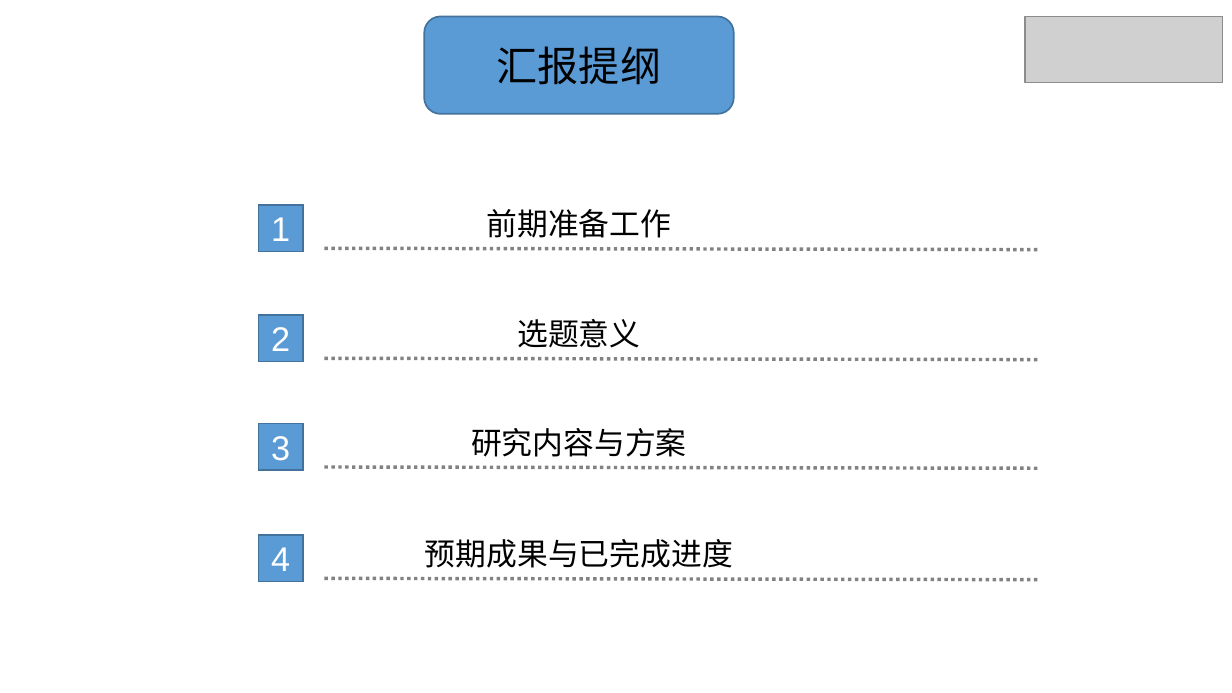
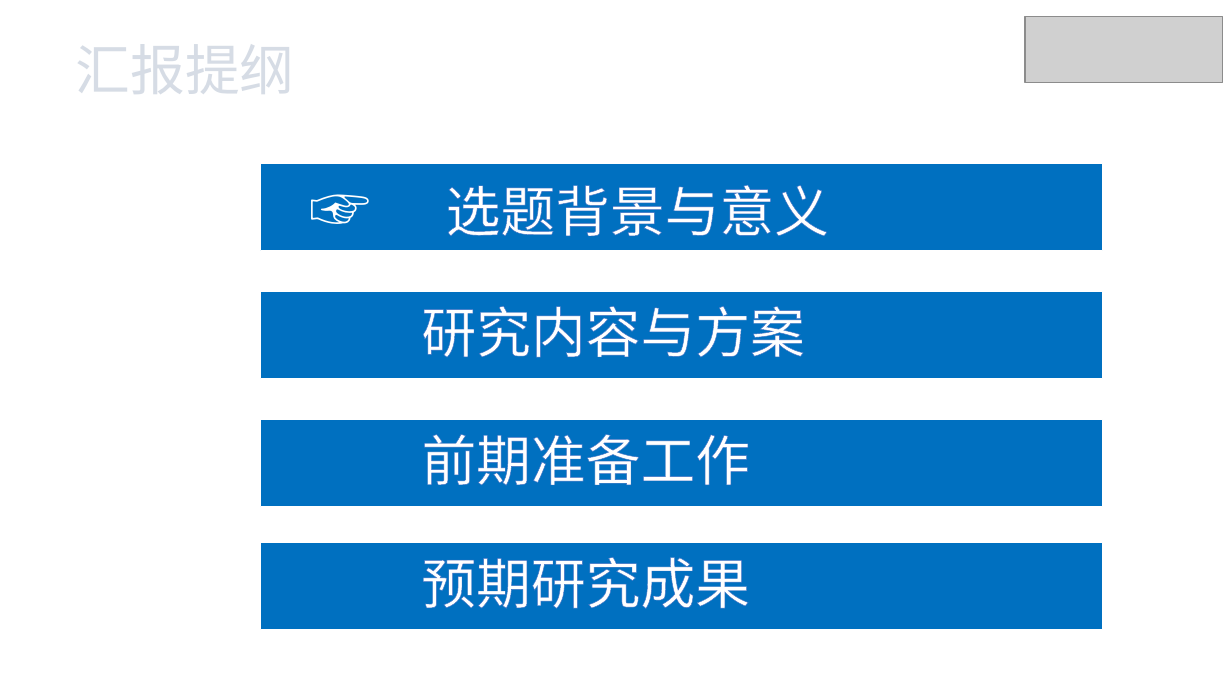
Before and after one commit to xhsun1997/ChineseMRC, a slide deck: slide 2 of 孙相会.pptx. Drawn at 1232x693 pixels with LibreOffice and Linux fonts; fonts in the diff are those of the drawing; grey boxes stand for pictures. Boxes give left, top, right and bottom in pixels: in the first picture for what was removed or moved away, otherwise in the second. Text is boxed around its words. In the diff, an @@ line names an element or a change of style, - is before the commit and + after.

```diff
--- a/孙相会.pptx
+++ b/孙相会.pptx
@@ text "汇报提纲": place and size @@
-text "汇报提纲" at (424,16,733,113)
+text "汇报提纲" at (76,44,295,94)
@@ text "汇报提纲" at (76,44,295,94): size 24 to 32 pt, text colour #000000 to pattern #44546A on #D6DCE5, letter outline none to #333F50 1 pt; alignment centre to left; vertical alignment middle to top; fill #5B9BD5 to none; outline #43739E 1 pt to none @@
@@ rectangle added at (260,164,1103,251), fill #0070C0, outline #FFFFFF 0.75 pt @@
@@ rectangle removed at (259,205,303,251) @@
-1
@@ text at (446,185,829,236): text changed; size 18 to 32 pt; text colour #000000 to #FFFFFF @@
-选题意义
+☞ 选题背景与意义
@@ line removed from (324, 249) to (1040, 250) @@
@@ rectangle added at (260,292,1103,379), fill #0070C0, outline #FFFFFF 0.75 pt @@
@@ text "研究内容与方案" at (421,306,804,358): size 18 to 32 pt, text colour #000000 to #FFFFFF, letter outline none to #4472C4 0.8 pt; alignment centre to left @@
@@ text "研究内容与方案": place and size @@
-text "研究内容与方案" at (471,428,687,457)
+text "研究内容与方案" at (421,306,804,358)
@@ rectangle removed at (259,315,303,362) @@
-2
@@ line removed from (324, 359) to (1040, 360) @@
@@ rectangle removed at (259,424,303,471) @@
-3
@@ rectangle added at (260,420,1103,508), fill #0070C0, outline #FFFFFF 0.75 pt @@
@@ text "前期准备工作": place and size @@
-text "前期准备工作" at (487,209,672,238)
+text "前期准备工作" at (421,434,750,485)
@@ text "前期准备工作" at (421,434,750,485): size 18 to 32 pt, text colour #000000 to #FFFFFF, letter outline none to #4472C4 0.8 pt; alignment centre to left @@
@@ line removed from (324, 467) to (1040, 468) @@
@@ rectangle removed at (259,535,303,582) @@
-4
@@ rectangle added at (260,543,1103,631), fill #0070C0, outline #FFFFFF 0.75 pt @@
@@ text at (421,557,750,609): text changed; size 18 to 32 pt; text colour #000000 to #FFFFFF @@
-预期成果与已完成进度
+预期研究成果
@@ line removed from (324, 578) to (1040, 580) @@
```
Also in this commit, not shown: 13 other slides changed, 7 slides added, 8 slides removed, 2 other files.
